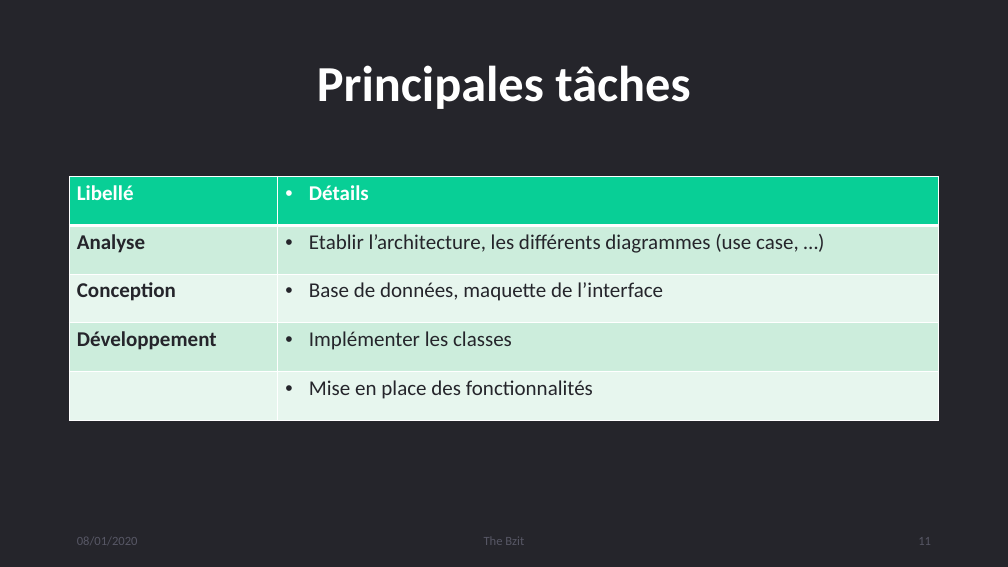
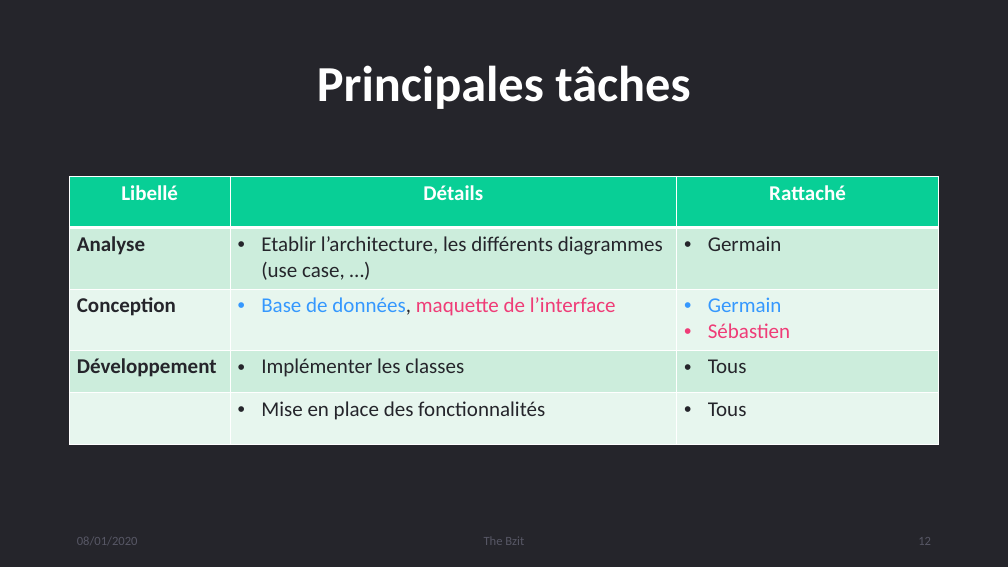
Before and after one commit to djuhnix/projet-s3, a slide deck: slide 12 of docs/Présentation projet soutenance.pptx (slide 11 before the commit). Drawn at 1008x567 pixels with LibreOffice and Linux fonts; fonts in the diff are those of the drawing. Boxes give left, top, right and bottom in pixels: in the first picture for what was removed or moved away, otherwise in the second. Text is boxed around its words. In the diff, an @@ line names an element or a change of style, - is before the commit and + after.

```diff
--- a/docs/Présentation projet soutenance.pptx
+++ b/docs/Présentation projet soutenance.pptx
@@ table at box(70, 176, 940, 444) @@
+column 3: Rattaché | Germain | Germain / Sébastien | Tous | Tous
```
Also in this commit, not shown: 2 other slides changed, 5 slides added, 2 slides removed, 4 other files.
